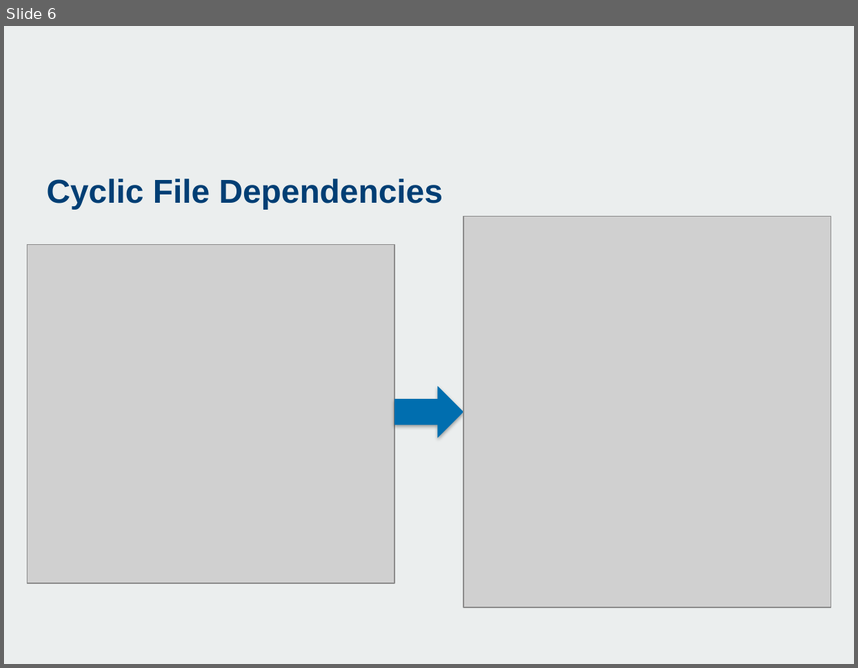
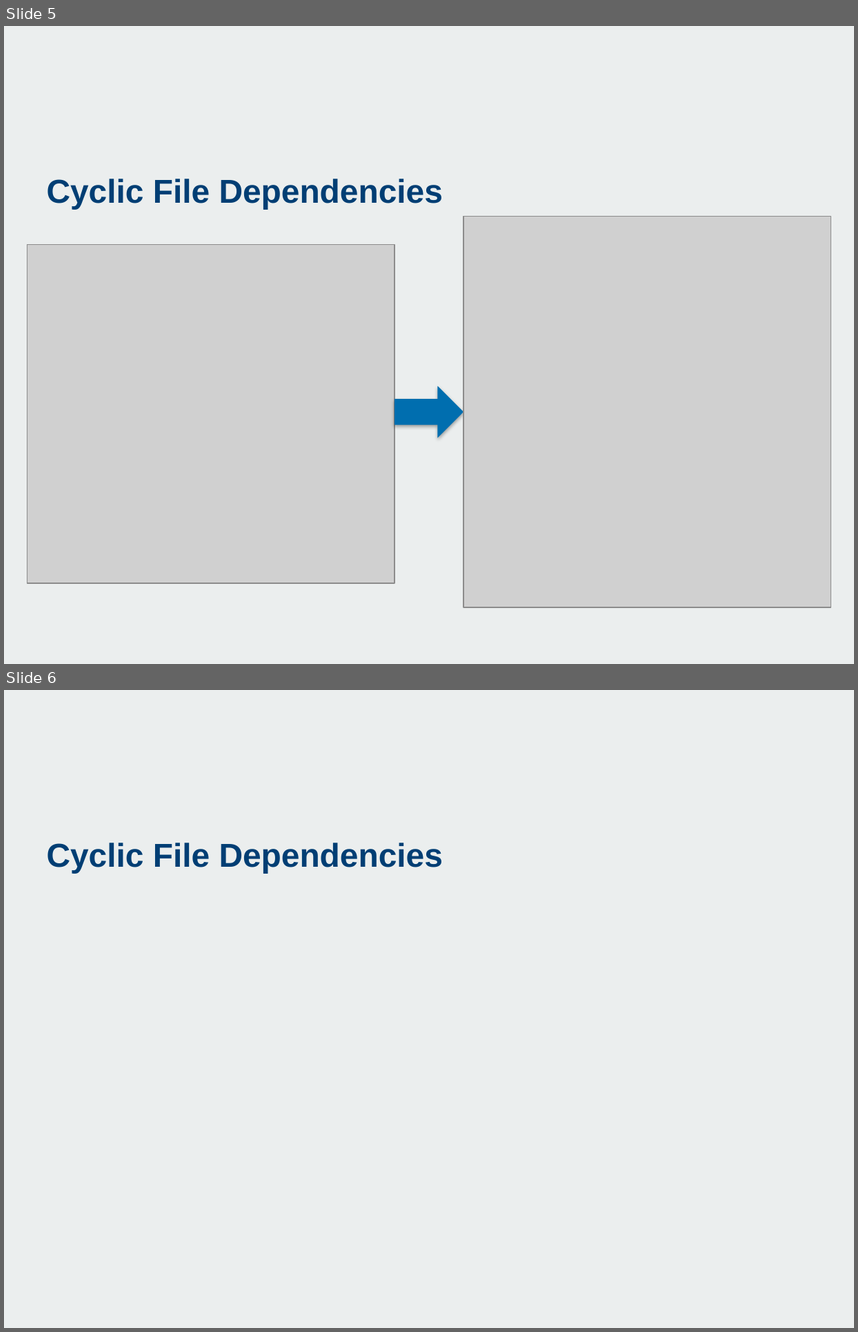
Before and after one commit to SiddhantSingh15/ImpCoin, a slide deck: doc/Group 02.pptx. Shown one above the other, each under a label of ours: slide 6 before the commit, slides 5 and 6 after it. The pictures are 858x668 and 858x1332 pixels, drawn with LibreOffice and Linux fonts; fonts in the diff are those of the drawing; grey boxes stand for pictures; background and template pictures are left out. Boxes give left, top, right and bottom in pixels: in the first picture for what was removed or moved away, otherwise in the second. Text is boxed around its words. In the diff, an @@ line names an element or a change of style, - is before the commit and + after.

```diff
--- a/doc/Group 02.pptx
+++ b/doc/Group 02.pptx
@@ slide 6 added at <box>4,690,854,1328</box>, background picture (left out) @@
@@ title added at <box>47,842,443,874</box>, 28 pt, text #003E74, bold @@
+Cyclic File Dependencies
@@ what was slide 6 is now slide 5 @@
```
Also in this commit, not shown: 2 slides changed, 5 other slides added, 1 slide removed, 1 other file.
